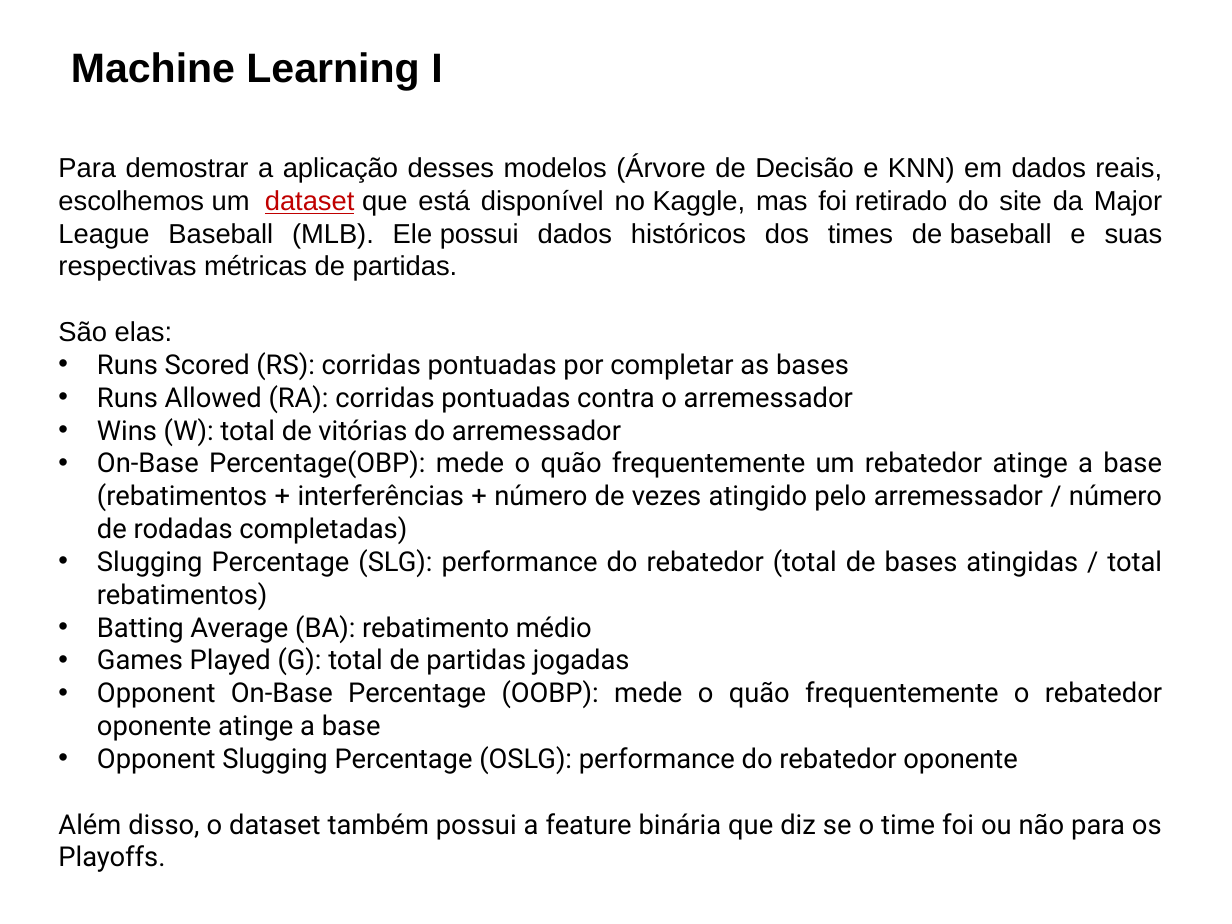
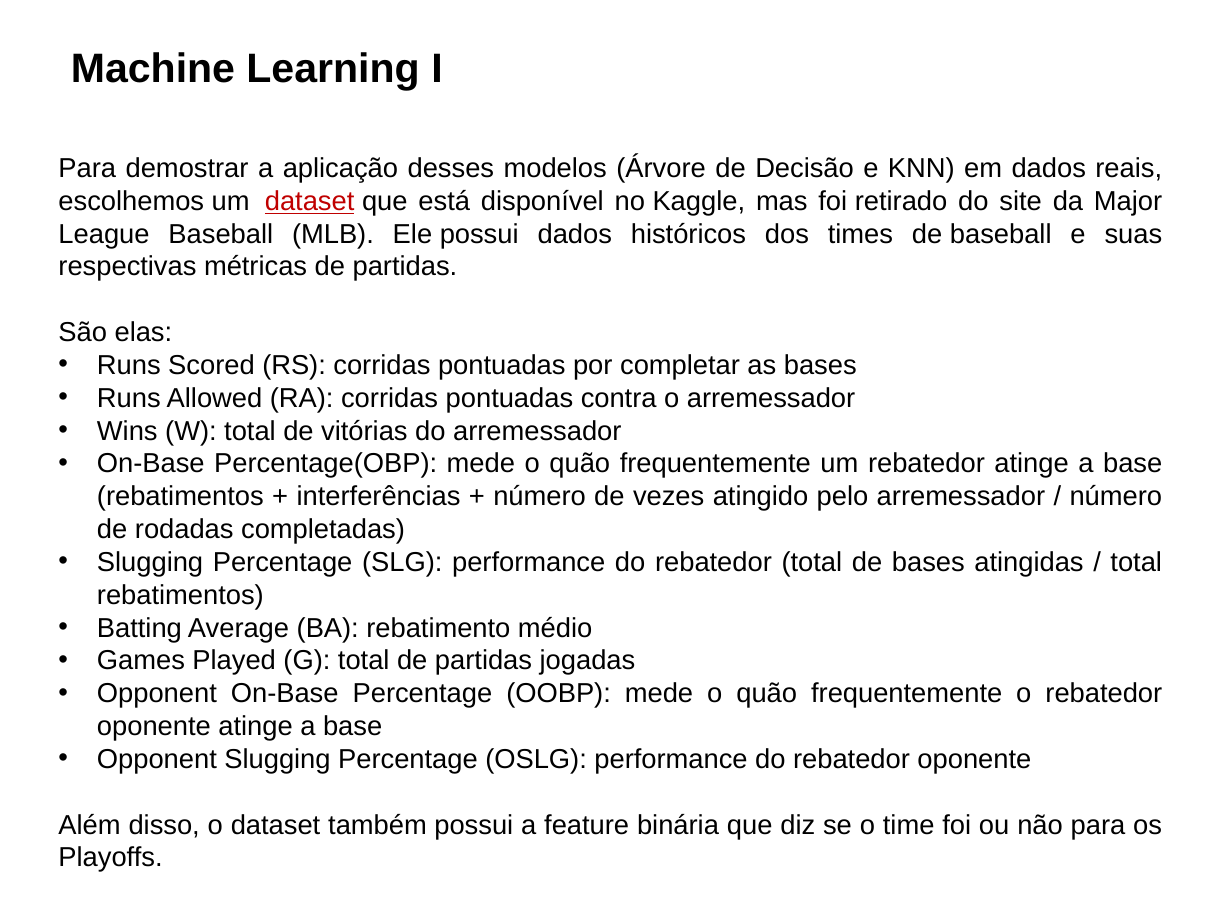
Before and after one commit to paciencia/moneyball_sandbox, a slide deck: slide 12 of slides/Atividade_02_problema_real_sem_ML.pptx (slide 7 before the commit). Drawn at 1232x924 pixels with LibreOffice and Linux fonts; fonts in the diff are those of the drawing; background and template pictures are left out. Boxes give left, top, right and bottom in pixels: in the first picture for what was removed or moved away, otherwise in the second. Text is boxed around its words. In the diff, an @@ line names an element or a change of style, - is before the commit and + after.

```diff
--- a/slides/Atividade_02_problema_real_sem_ML.pptx
+++ b/slides/Atividade_02_problema_real_sem_ML.pptx
@@ text at [58, 354, 1163, 872]: font Roboto to Arial in "Runs Scored (RS): corridas pontuadas por completar ...", "Runs Allowed (RA): corridas pontuadas contra o ...", "Wins (W): total de vitórias do arremessador", "On-Base Percentage(OBP): mede o quão frequentemente um ..." and 6 more places @@
```
Also in this commit, not shown: 12 other slides changed.
